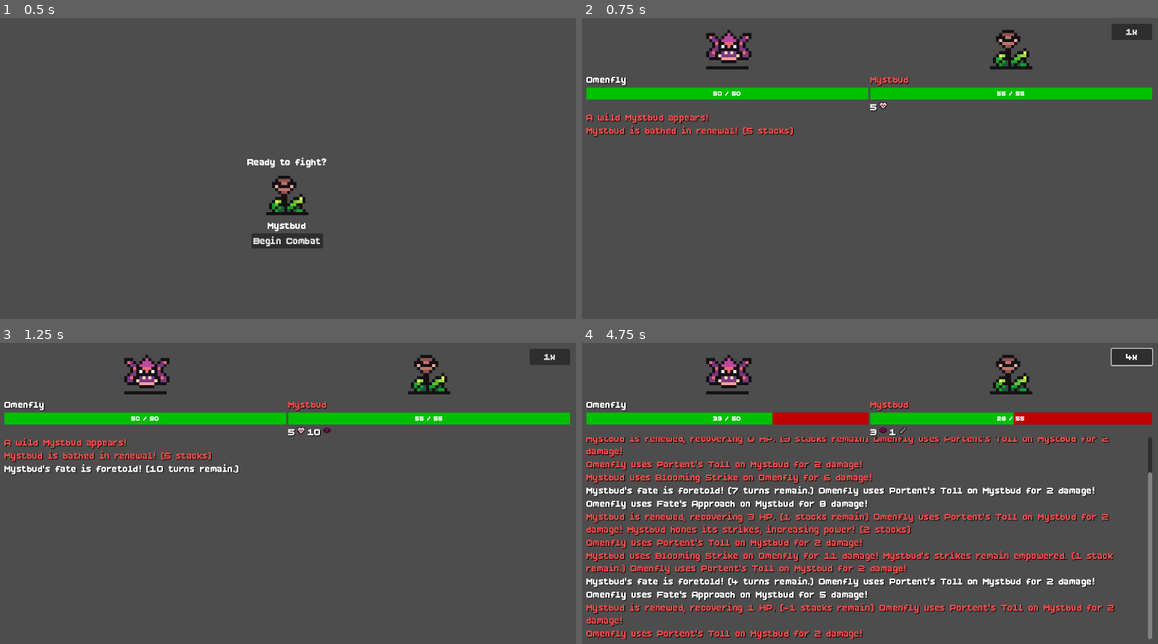
Above: before the commit, frames 1-4 (two rows, left to right).
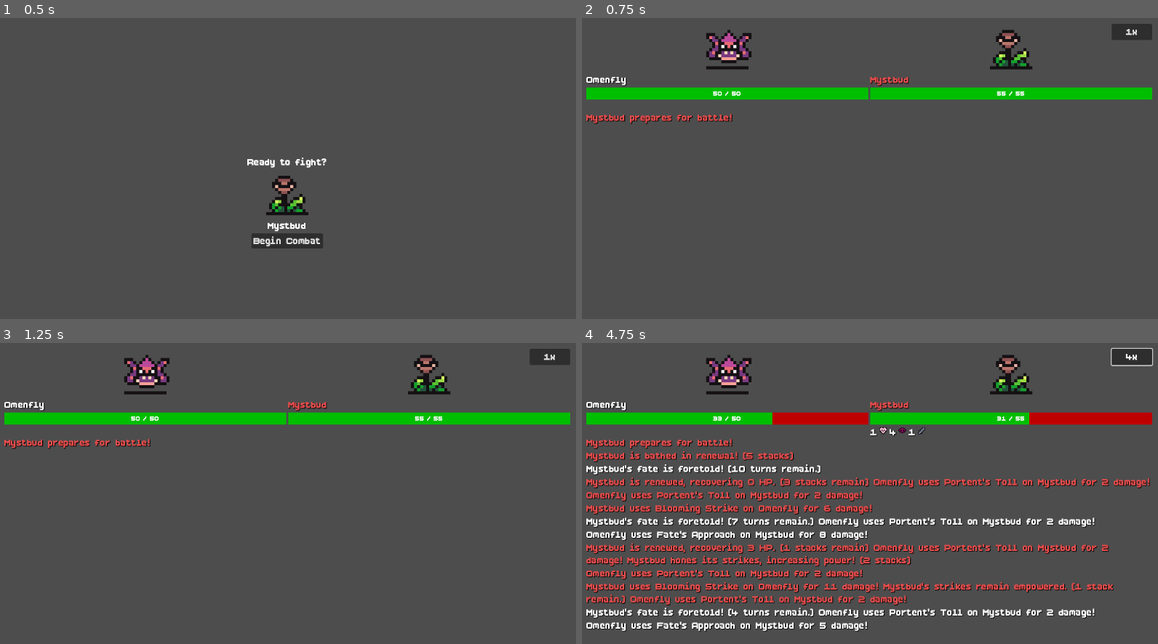
Above: after the commit, the same moments.

Repository: almazancameron/polygonal-pugilists
Game: Godot game, scene res://scenes/battle.tscn
The game is run twice, just before and just after one commit, with the same random seed, the same clock (stepped at 60 frames per second) and the same inputs.
Inputs (mouse positions are in pixels of both pictures, inside the frame that each line leads up to):
- Up to frame 1 (0.5 s): no input
- Up to frame 2 (0.75 s): click "Begin Combat" at 0.5 s
- Up to frame 3 (1.25 s): no input
- Up to frame 4 (4.75 s): tap Enter (ui_accept) at 1.25, 1.52, 1.82 s; move the mouse to (996, 487) at 1.27 s; hold Right (ui_right) 1.28-2 s; hold Shift 1.28-2 s; click (996, 487) at 1.42 s; drag from (754, 520) to (841, 568) at 2.02 s; click "1x" at 2.75 s; click "2x" at 3.5 s; move the mouse to (927, 433) at 4.27 s; hold Right (ui_right) from 4.28 s (still down); hold Shift from 4.28 s (still down)

Frame 1 is identical in both runs. In frame 2, 1.0% of the frame differs, in the area x 0-53%, y 28-40%; in frame 3, 1.7%; in frame 4, 27%, in the area x 0-99%, y 22-99%.

Commit message:
feat: pause before the first move, reword the opening log line
Adds a one-second beat between Begin Combat and the first actor's turn so
both HP bars are visible at full before anything moves, and rewords the
opening combat-log line.

Diff:
--- a/scripts/battle_controller.gd
+++ b/scripts/battle_controller.gd
@@ -248,7 +248,7 @@
 	log_view.clear()
 
 	await _wait_for_pre_fight_screen(enemy, false)
-	await begin_fight("A wild %s appears!" % enemy.familiar.familiar_name, CombatLog.Source.ENEMY)
+	await begin_fight("%s prepares for battle!" % enemy.familiar.familiar_name, CombatLog.Source.ENEMY)
 
 ## Draws 5 distinct familiars from the full roster -- one for the player, four
 ## for opponent_lineup -- so every launch starts a different matchup instead
@@ -582,6 +582,12 @@
 	update_hp_display(player)
 	update_hp_display(enemy)
 
+	# A beat between clicking Begin Combat and the first actual move, so the
+	# player actually sees both HP bars sitting at full before either one
+	# starts moving -- without this the first hit lands the same frame the
+	# button gets clicked.
+	await get_tree().create_timer(1.0).timeout
+
 	var current_first_actor: Combatant = engine.current_first_actor
 	var opening_source: CombatLog.Source = CombatLog.Source.PLAYER if current_first_actor == player else CombatLog.Source.ENEMY
 
